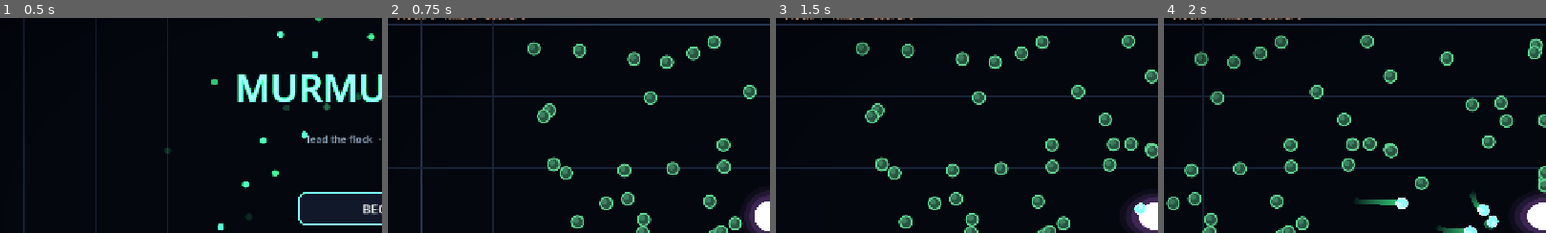
Above: before the commit, frames 1-4 (left to right).
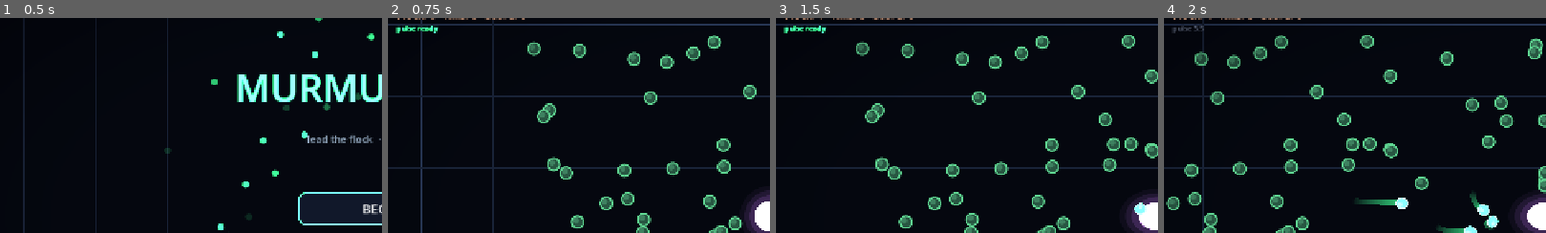
Above: after the commit, the same moments.

Repository: jadjoker/tdf
Game: Godot game, scene res://scenes/MainMenu.tscn
Two runs of this game, one before a commit and one after it. Both use one fixed random seed, a clock stepped at 60 frames per second and the inputs below.
Inputs (mouse positions are % of the whole screen's width and height, from its top left):
- Up to frame 1 (0.5 s): no input
- Up to frame 2 (0.75 s): click "BEGIN" at 0.5 s
- Up to frame 3 (1.5 s): tap Enter at 1.25 s; move the mouse to (72, 45) at 1.27 s; hold D (move_right) from 1.28 s (still down); tap R at 1.35 s; click (72, 45) at 1.42 s
- Up to frame 4 (2 s): keep holding D (move_right); tap Space at 1.52 s
The pictures show only the part of the screen within x 0-50%, y 4-54%; the shares and areas given below are measured in that part.

Frame 1 is identical in both runs. In frame 2, 0.2% of the frame differs, in the area x 2-14%, y 3-8%; in frame 3, 0.2%; in frame 4, 0.1%.

Commit message:
Adaptive soundtrack, accessibility toggle, pulse readout
- Four loop-perfect generative music stems (script-made, shared tonality,
  grid-quantized frequencies = seamless loops): base void, flock chord,
  hunt tension, Sovereign dread. music_director.gd mixes them live from
  game state - the soundtrack literally follows the murmuration
- Menu idles on base+warm; death exhales the score back to the void
- Settings: reduce-effects toggle (quarters shake, disables hit-stop)
- HUD: live pulse-cooldown readout
- Deck build refreshed

Co-Authored-By: Claude Fable 5 <noreply@anthropic.com>

Diff:
--- a/scripts/main_menu.gd
+++ b/scripts/main_menu.gd
@@ -47,6 +47,12 @@
 
 	var grid := preload("res://scripts/grid_background.gd").new()
 	add_child(grid)
+
+	# The score idles gently under the menu — the flock at rest
+	var music := preload("res://scripts/music_director.gd").new()
+	add_child(music)
+	music.set_target("base", 0.8)
+	music.set_target("warm", 0.35)
 
 	_build_ui()
 
@@ -189,6 +195,13 @@
 	vs.toggled.connect(_on_vsync)
 	settings_box.add_child(vs)
 
+	var fx := CheckBox.new()
+	fx.text = "Reduce effects (shake / flash)"
+	fx.button_pressed = cfg.get_value("settings", "reduce_fx", false)
+	fx.add_theme_color_override("font_color", UIS.TEXT)
+	fx.toggled.connect(func(on: bool) -> void: GS.save_setting("reduce_fx", on))
+	settings_box.add_child(fx)
+
 	var theme_label := Label.new()
 	theme_label.text = "Theme"
 	theme_label.modulate = UIS.TEXT
--- /dev/null
+++ b/scripts/music_director.gd
@@ -0,0 +1,52 @@
+extends Node
+
+# Adaptive soundtrack: four loop-perfect stems (one shared tonality) playing
+# in sync forever; the game states mix them. The music IS the murmuration:
+#   base    — the void, always breathing underneath
+#   warm    — the flock chord; swells with your murmuration's size
+#   tension — the hunt; sharpens as enemies close in
+#   boss    — Sovereign dread pulse
+# Call set_target(stem, 0..1) — volumes glide, never snap.
+
+const STEMS := {
+	"base": preload("res://assets/music/stem_base.wav"),
+	"warm": preload("res://assets/music/stem_warm.wav"),
+	"tension": preload("res://assets/music/stem_tension.wav"),
+	"boss": preload("res://assets/music/stem_boss.wav"),
+}
+
+const MASTER_DB := -10.0   # soundtrack sits under the SFX
+const GLIDE := 1.6         # volume approach rate
+
+var _players: Dictionary = {}
+var _targets: Dictionary = {}
+var _levels: Dictionary = {}
+
+
+func _ready() -> void:
+	process_mode = Node.PROCESS_MODE_ALWAYS   # keeps breathing through pause
+	for stem_name in STEMS:
+		var stream: AudioStreamWAV = STEMS[stem_name].duplicate()
+		stream.loop_mode = AudioStreamWAV.LOOP_FORWARD
+		stream.loop_begin = 0
+		stream.loop_end = stream.data.size() / 2   # 16-bit mono: 2 bytes/frame
+		var p := AudioStreamPlayer.new()
+		p.stream = stream
+		p.volume_db = -60.0
+		add_child(p)
+		p.play()
+		_players[stem_name] = p
+		_targets[stem_name] = 0.0
+		_levels[stem_name] = 0.0
+
+
+func set_target(stem_name: String, linear: float) -> void:
+	_targets[stem_name] = clampf(linear, 0.0, 1.0)
+
+
+func _process(delta: float) -> void:
+	for stem_name in _players:
+		var lvl: float = _levels[stem_name]
+		lvl = lerpf(lvl, _targets[stem_name], 1.0 - exp(-GLIDE * delta))
+		_levels[stem_name] = lvl
+		_players[stem_name].volume_db = linear_to_db(maxf(lvl, 0.001)) + MASTER_DB
--- a/scripts/phase_1.gd
+++ b/scripts/phase_1.gd
@@ -213,6 +213,9 @@
 
 var _cam: Camera2D
 var _sfx: Node
+var _music: Node
+var _reduce_fx: bool = false
+var _pulse_label: Label = null
 var _pause_layer: CanvasLayer = null
 var _trauma: float = 0.0             # camera shake energy, decays; shake = trauma²
 var _combo: int = 0
@@ -240,6 +243,11 @@
 	_sfx = preload("res://scripts/sfx_player.gd").new()
 	_sfx.name = "Sfx"
 	add_child(_sfx)
+	_music = preload("res://scripts/music_director.gd").new()
+	_music.name = "Music"
+	add_child(_music)
+	_music.set_target("base", 1.0)
+	_reduce_fx = preload("res://scripts/game_settings.gd").load_all().get_value("settings", "reduce_fx", false)
 	var pause_ctl := preload("res://scripts/pause_controller.gd").new()
 	pause_ctl.name = "PauseController"
 	add_child(pause_ctl)
@@ -283,6 +291,14 @@
 	if _announce_alpha > 0.0 and _announce_label != null:
 		_announce_alpha = maxf(_announce_alpha - delta * 0.55, 0.0)
 		_announce_label.modulate.a = minf(_announce_alpha, 1.0)
+
+	if _pulse_label != null and not _game_over:
+		if _pulse_cd <= 0.0:
+			_pulse_label.text = "pulse ready"
+			_pulse_label.modulate = UIS.MINT
+		else:
+			_pulse_label.text = "pulse %.1f" % _pulse_cd
+			_pulse_label.modulate = Color(0.5, 0.55, 0.65, 0.8)
 
 
 func _build_swarm_renderers() -> void:
@@ -399,6 +415,13 @@
 	UIS.outline(_kills_label, 6)
 	layer.add_child(_kills_label)
 
+	# Pulse readiness — small, always-current
+	_pulse_label = Label.new()
+	_pulse_label.position = Vector2(14.0, 36.0)
+	_pulse_label.add_theme_font_size_override("font_size", 12)
+	UIS.outline(_pulse_label, 4)
+	layer.add_child(_pulse_label)
+
 	# Dev perf readout: bottom-left, small and dim; hidden in release builds
 	_perf_label = Label.new()
 	_perf_label.add_theme_font_size_override("font_size", 11)
@@ -575,11 +598,21 @@
 	if _wake != null and wake_level > 0:
 		_wake.track(player.global_position, delta)
 
+	# Adaptive score: flock size warms the chord, closing enemies sharpen it,
+	# a living Sovereign brings the dread pulse
+	var near_enemies: int = 0
+	var boss_alive: bool = false
+
 	for e in enemies:
 		e.process_flock_contact(swarm_units, delta)
 
 		if not is_instance_valid(e):
 			continue
+
+		if e.global_position.distance_to(player.global_position) < 750.0:
+			near_enemies += 1
+		if e.ember_bonus > 0:
+			boss_alive = true
 
 		if _wake != null and wake_level > 0:
 			for p in _wake.points:
@@ -596,6 +629,11 @@
 				e.take_external_damage(COMET_DPS * comet_level * frac * delta)
 
 	_resolve_enemy_collisions(swarm_units, enemies)
+
+	if _music != null:
+		_music.set_target("warm", clampf(float(collected_count) / 100.0, 0.15, 1.0))
+		_music.set_target("tension", clampf(float(near_enemies) / 5.0, 0.0, 1.0))
+		_music.set_target("boss", 1.0 if boss_alive else 0.0)
 
 
 # Enemies are physically real: units shove them (the ring is a flexing wall
@@ -809,6 +847,13 @@
 	_game_over_at_ms = Time.get_ticks_msec()
 	Engine.time_scale = 1.0
 	play_sfx("gameover")
+
+	# The score exhales with the flock
+	if _music != null:
+		_music.set_target("warm", 0.0)
+		_music.set_target("tension", 0.0)
+		_music.set_target("boss", 0.0)
+		_music.set_target("base", 0.45)
 
 	# Persist bests + bank the run's Embers (roguelite loop)
 	var secs_run: int = int(float(Time.get_ticks_msec() - _run_start_ms) / 1000.0)
@@ -1145,13 +1190,14 @@
 
 
 func add_trauma(amount: float) -> void:
-	_trauma = minf(_trauma + amount, 1.0)
+	# Accessibility: reduced-effects mode quarters the shake
+	_trauma = minf(_trauma + amount * (0.25 if _reduce_fx else 1.0), 1.0)
 
 
 func _hit_stop(duration: float = 0.05, time_scale: float = 0.05) -> void:
 	# Micro-freeze on kills — makes impacts land. Timer ignores time_scale
 	# so the freeze doesn't stretch itself.
-	if Engine.time_scale < 1.0:
+	if _reduce_fx or Engine.time_scale < 1.0:
 		return
 	Engine.time_scale = time_scale
 	var t := get_tree().create_timer(duration, true, false, true)
Not shown, added: assets/music/stem_base.wav.import
Not shown, added: assets/music/stem_boss.wav.import
Not shown, added: assets/music/stem_tension.wav.import
Not shown, added: assets/music/stem_warm.wav.import
Not shown, added: scripts/music_director.gd.uid
Not shown, changed: PROJECT_BIBLE.md
Not shown, added: assets/music/stem_base.wav
Not shown, added: assets/music/stem_boss.wav
Not shown, added: assets/music/stem_tension.wav
Not shown, added: assets/music/stem_warm.wav
Not shown, changed: dist/murmuration.x86_64
